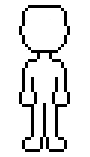
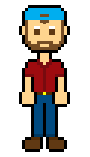
The second 90 x 157 image is a revision of the first. Changes to its layers:
renamed "Layer 2" to "Layer 6", painted on it over [22, 8, 67, 149]
